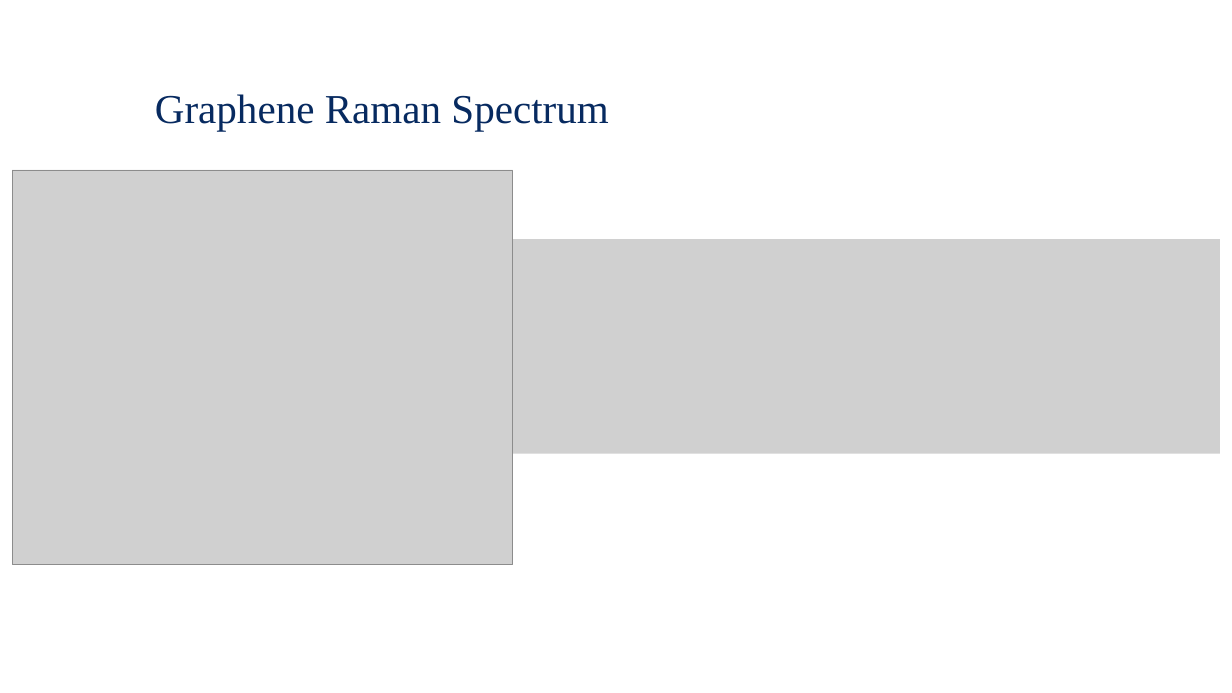
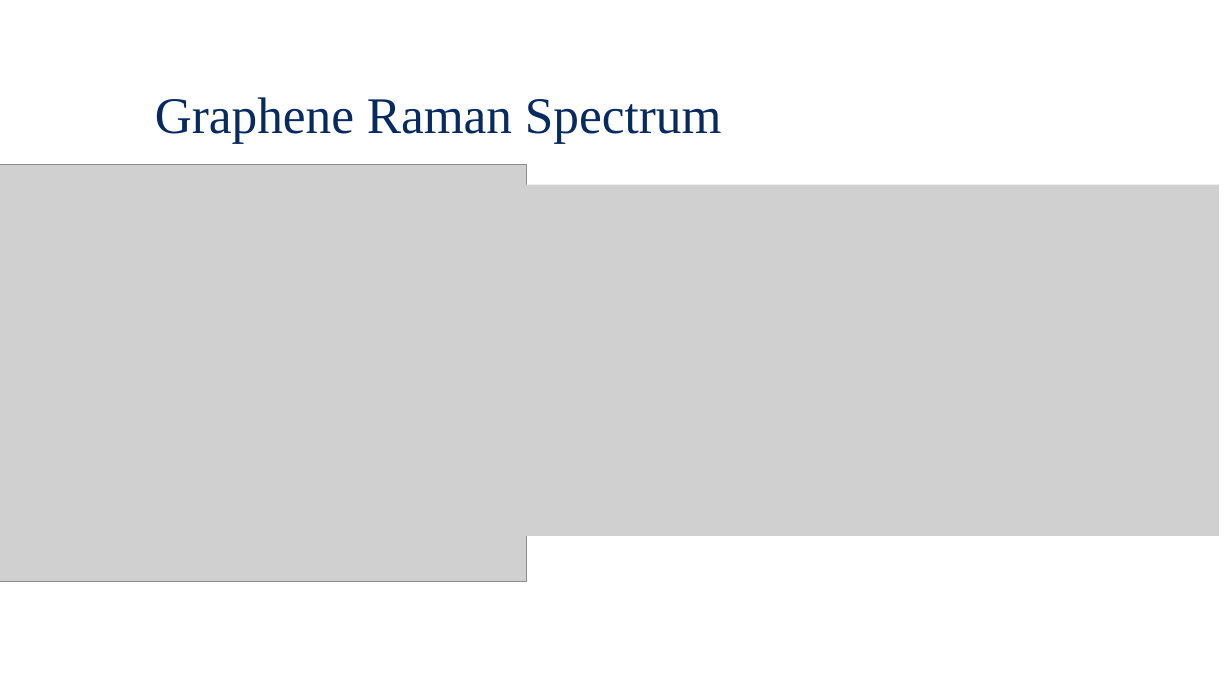
Before and after one commit to Waterbird20/APL2, a slide deck: slide 7 of Raman_Final Presentation.pptx (slide 6 before the commit). Drawn at 1232x693 pixels with LibreOffice and Linux fonts; fonts in the diff are those of the drawing; grey boxes stand for pictures; background and template pictures are left out. Boxes give left, top, right and bottom in pixels: in the first picture for what was removed or moved away, otherwise in the second. Text is boxed around its words. In the diff, an @@ line names an element or a change of style, - is before the commit and + after.

```diff
--- a/Raman_Final Presentation.pptx
+++ b/Raman_Final Presentation.pptx
@@ text "Graphene Raman Spectrum" at <box>155,97,722,143</box>: size 32 to 40 pt @@
@@ picture: place and size @@
-picture at <box>12,170,513,565</box>
+picture at <box>0,165,526,581</box>
@@ picture: place and size @@
-picture at <box>513,239,1220,454</box>
+picture at <box>512,185,1219,536</box>
```
Also in this commit, not shown: 8 other slides changed, 4 slides added, 2 slides removed, 2 other files.
